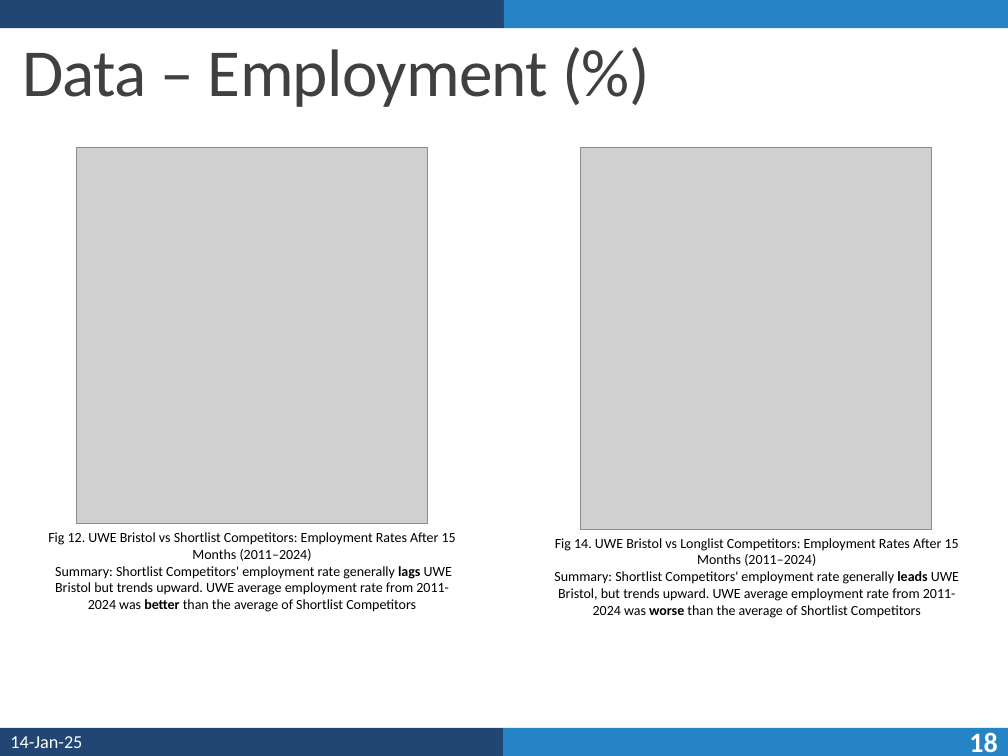
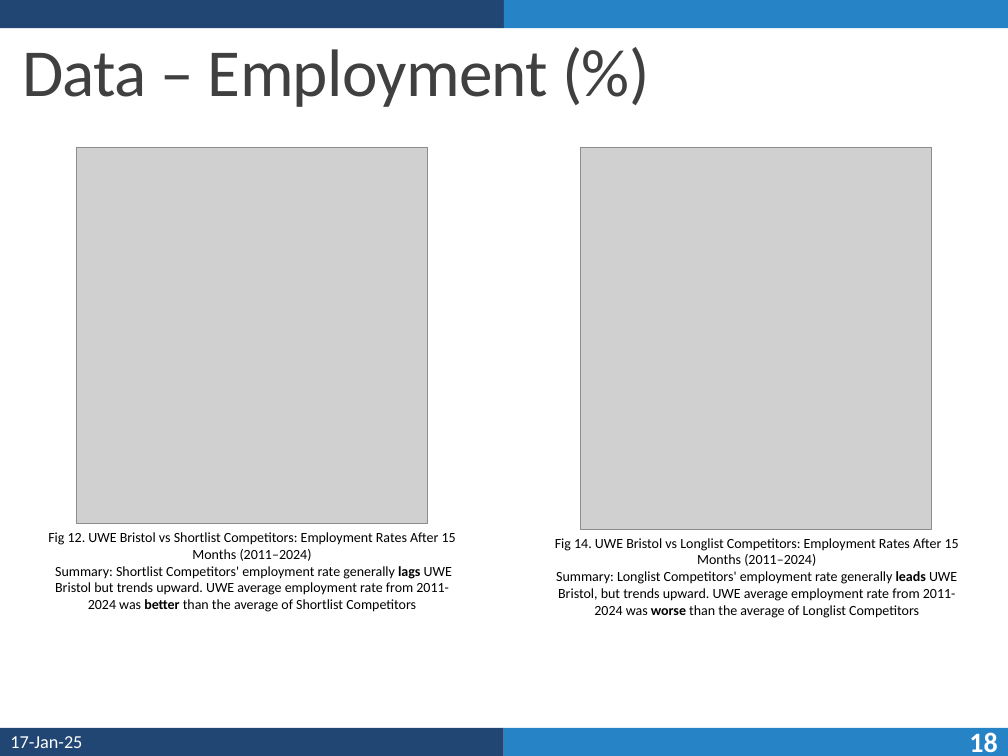
Before and after one commit to Takosaga/fall_24, a slide deck: slide 18 of bi_and_data_viz/Competitive Analysis for UWE Bristol_.pptx. Drawn at 1008x756 pixels with LibreOffice and Linux fonts; fonts in the diff are those of the drawing; grey boxes stand for pictures. Boxes give left, top, right and bottom in pixels: in the first picture for what was removed or moved away, otherwise in the second. Text is boxed around its words. In the diff, an @@ line names an element or a change of style, - is before the commit and + after.

```diff
--- a/bi_and_data_viz/Competitive Analysis for UWE Bristol_.pptx
+++ b/bi_and_data_viz/Competitive Analysis for UWE Bristol_.pptx
@@ text at [556,571,957,618]: text changed @@
-Summary: Shortlist Competitors' employment rate generally leads UWE Bristol, but trends upward. UWE average employment rate from 2011-2024 was worse than the average of Shortlist Competitors
+Summary: Longlist Competitors' employment rate generally leads UWE Bristol, but trends upward. UWE average employment rate from 2011-2024 was worse than the average of Longlist Competitors
@@ text at [10,736,82,748]: text changed @@
-14-Jan-25
+17-Jan-25
```
Also in this commit, not shown: 20 other slides changed, 1 other file.
